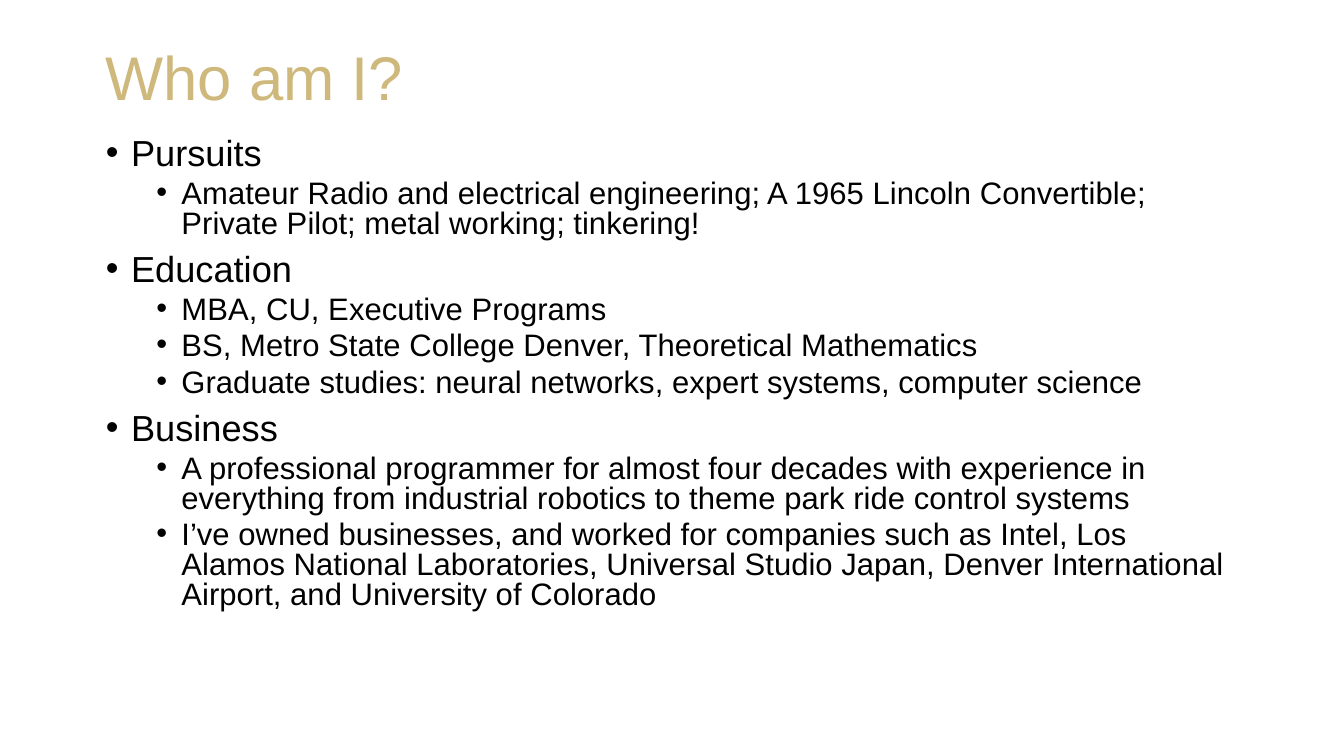
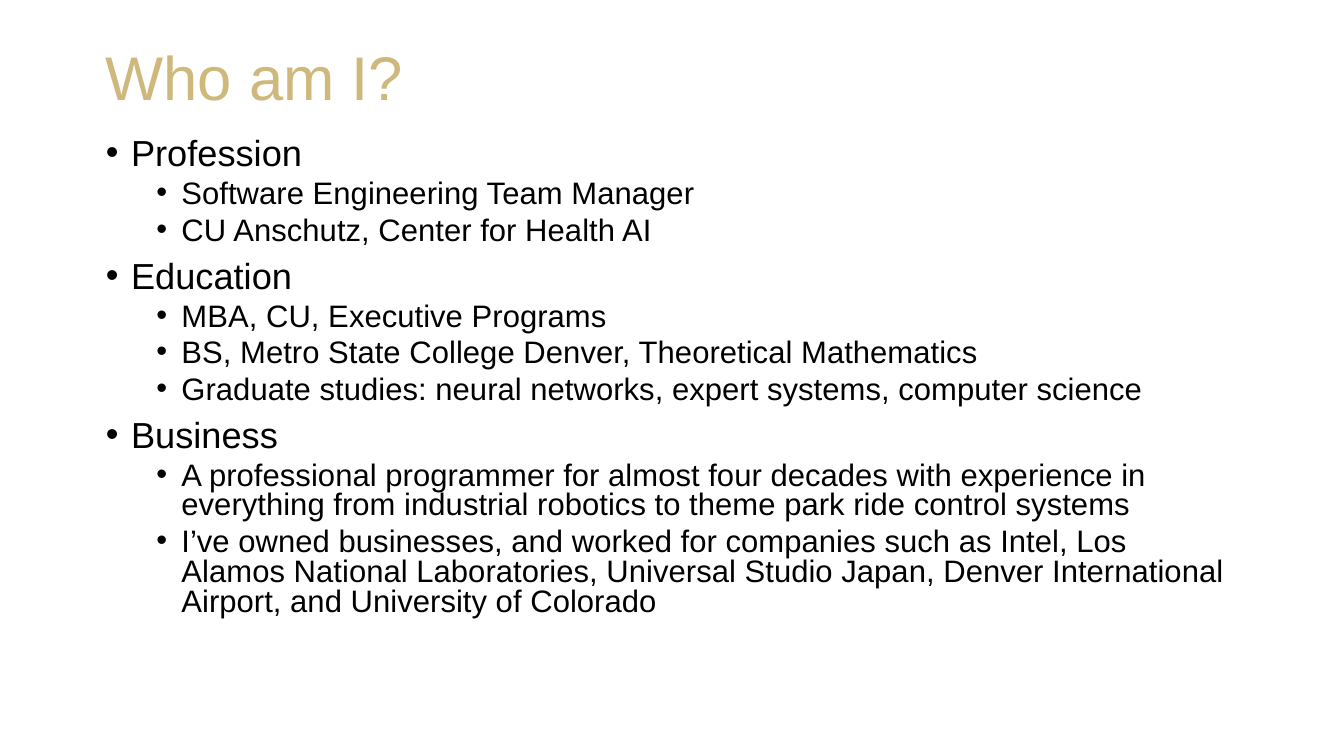
Before and after one commit to staylorx/cu-leeds-baim3220, a slide deck: slide 2 of Week 1/BAIM 3220_ Introductions and Course Expectations.pptx. Drawn at 1344x756 pixels with LibreOffice and Linux fonts; fonts in the diff are those of the drawing; background and template pictures are left out. Boxes give left, top, right and bottom in pixels: in the first picture for what was removed or moved away, otherwise in the second. Text is boxed around its words. In the diff, an @@ line names an element or a change of style, - is before the commit and + after.

```diff
--- a/Week 1/BAIM 3220_ Introductions and Course Expectations.pptx
+++ b/Week 1/BAIM 3220_ Introductions and Course Expectations.pptx
@@ text at [131, 139, 694, 245]: text changed @@
-• Pursuits
-  • Amateur Radio and electrical engineering; A 1965 Lincoln Convertible; Private Pilot; metal working; tinkering!
+• Profession
+  • Software Engineering Team Manager
+  • CU Anschutz, Center for Health AI
```
Also in this commit, not shown: 6 other slides changed, 1 other file.
